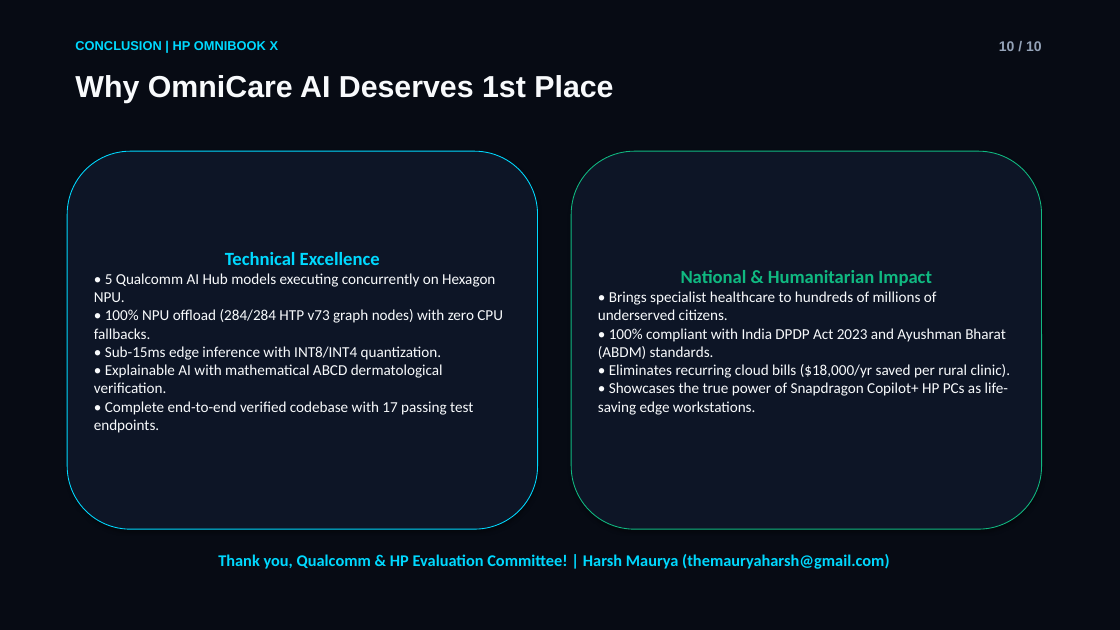
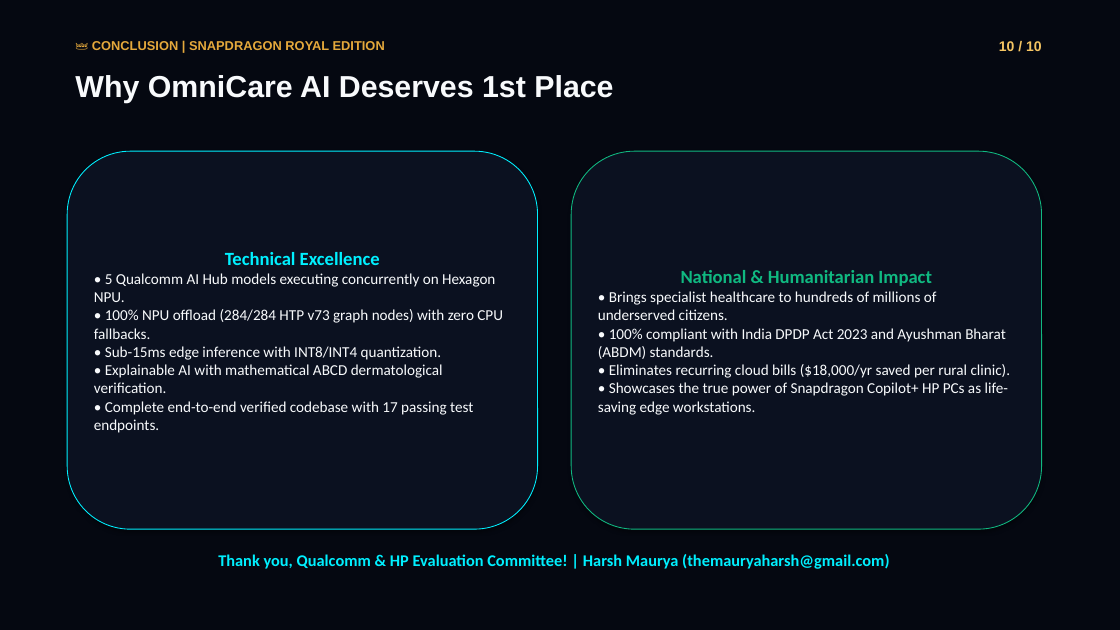
Before and after one commit to Advik123987/omnicare-snapdragon-ai, a slide deck: slide 10 of submission_files/OmniCare_AI_Snapdragon_Pitch_Presentation.pptx. Drawn at 1120x630 pixels with LibreOffice and Linux fonts; fonts in the diff are those of the drawing. Boxes give left, top, right and bottom in pixels: in the first picture for what was removed or moved away, otherwise in the second. Text is boxed around its words. In the diff, an @@ line names an element or a change of style, - is before the commit and + after.

```diff
--- a/submission_files/OmniCare_AI_Snapdragon_Pitch_Presentation.pptx
+++ b/submission_files/OmniCare_AI_Snapdragon_Pitch_Presentation.pptx
@@ rectangle at box(0, 0, 1120, 630): fill #070B14 to #050811; outline #070B14 0.75 pt to #050811 0.75 pt @@
@@ text at box(92, 41, 385, 50): text changed; text colour #00D9FF to #E5A93C @@
-CONCLUSION | HP OMNIBOOK X
+👑 CONCLUSION | SNAPDRAGON ROYAL EDITION
@@ text "10 / 10" at box(999, 41, 1042, 51): text colour #94A3B8 to #F5C563 @@
@@ rounded rectangle "Technical Excellence" at box(67, 151, 538, 529): fill #0D1526 to #0B1120; outline #00D9FF 0.75 pt to #00F0FF 0.75 pt @@
@@ text in rounded rectangle at box(225, 252, 380, 265): text colour #00D9FF to #00F0FF in "Technical Excellence" @@
@@ text "Thank you, Qualcomm & HP ..." at box(218, 554, 889, 569): text colour #00D9FF to #00F0FF @@
```
Also in this commit, not shown: 9 other slides changed, 16 other files.
